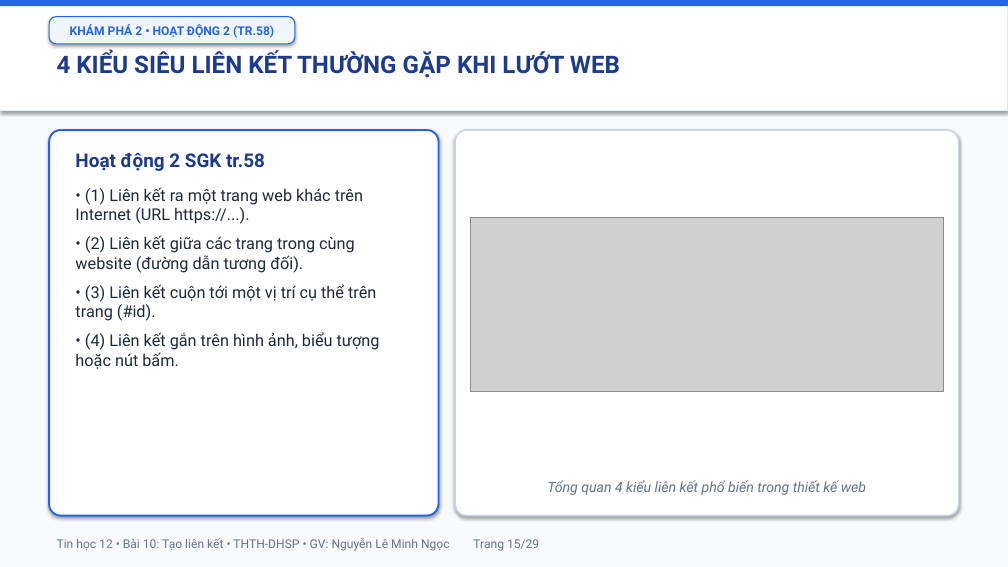
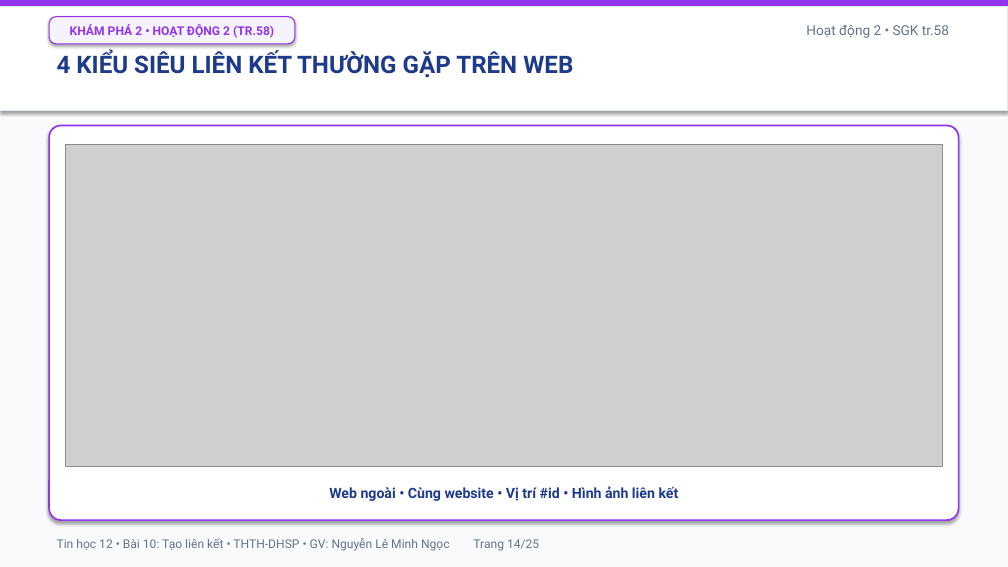
Before and after one commit to mngoc3110/TinHoc, a slide deck: slide 14 of Tin12/Bai10/Bai10_TrinhChieu.pptx (slide 15 before the commit). Drawn at 1008x567 pixels with LibreOffice and Linux fonts; fonts in the diff are those of the drawing; grey boxes stand for pictures. Boxes give left, top, right and bottom in pixels: in the first picture for what was removed or moved away, otherwise in the second. Text is boxed around its words. In the diff, an @@ line names an element or a change of style, - is before the commit and + after.

```diff
--- a/Tin12/Bai10/Bai10_TrinhChieu.pptx
+++ b/Tin12/Bai10/Bai10_TrinhChieu.pptx
@@ rectangle at box(0, 0, 1008, 6): fill #2563EB to #9333EA @@
@@ rounded rectangle "KHÁM PHÁ 2 • HOẠT ..." at box(49, 17, 295, 44): text colour #2563EB to #9333EA; fill #EFF6FF to #F5F3FF; outline #2563EB 1 pt to #9333EA 1 pt @@
@@ text added at box(806, 25, 949, 38), 13 pt, text #64748B @@
+Hoạt động 2 • SGK tr.58
@@ text at box(57, 51, 573, 78): text changed @@
-4 KIỂU SIÊU LIÊN KẾT THƯỜNG GẶP KHI LƯỚT WEB
+4 KIỂU SIÊU LIÊN KẾT THƯỜNG GẶP TRÊN WEB
@@ rounded rectangle removed at box(49, 130, 439, 516) @@
@@ rounded rectangle added at box(49, 126, 959, 520), fill #FFFFFF, outline #9333EA 1.6 pt @@
@@ picture: place and size @@
-picture at box(470, 218, 944, 391)
+picture at box(65, 144, 943, 467)
@@ rounded rectangle removed at box(455, 130, 959, 516) @@
@@ text removed at box(75, 152, 380, 369) @@
-Hoạt động 2 SGK tr.58
-• (1) Liên kết ra một trang web khác trên Internet (URL https://...).
-• (2) Liên kết giữa các trang trong cùng website (đường dẫn tương đối).
-• (3) Liên kết cuộn tới một vị trí cụ thể trên trang (#id).
-• (4) Liên kết gắn trên hình ảnh, biểu tượng hoặc nút bấm.
@@ text added at box(329, 486, 679, 501), 13.5 pt, text #1E3A8A, bold @@
+Web ngoài • Cùng website • Vị trí #id • Hình ảnh liên kết
@@ text removed at box(547, 480, 866, 495) @@
-Tổng quan 4 kiểu liên kết phổ biến trong thiết kế web
@@ text at box(57, 538, 539, 551): text changed @@
-Tin học 12 • Bài 10: Tạo liên kết • THTH-DHSP • GV: Nguyễn Lê Minh Ngọc Trang 15/29
+Tin học 12 • Bài 10: Tạo liên kết • THTH-DHSP • GV: Nguyễn Lê Minh Ngọc Trang 14/25
```
Also in this commit, not shown: 20 other slides changed, 4 slides added, 8 slides removed, 23 other files.
